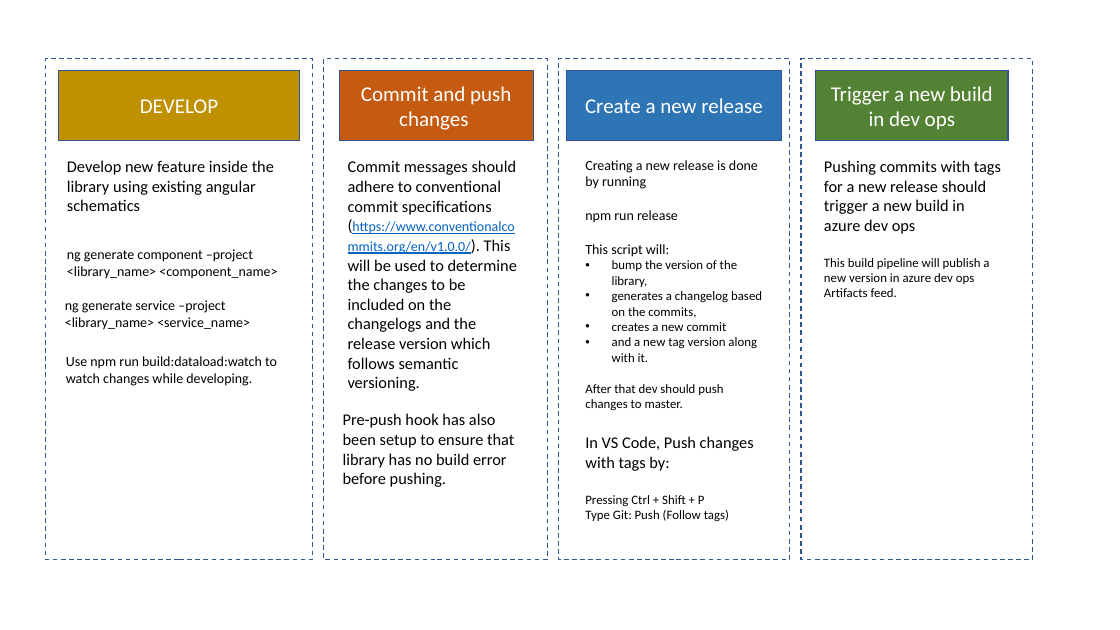
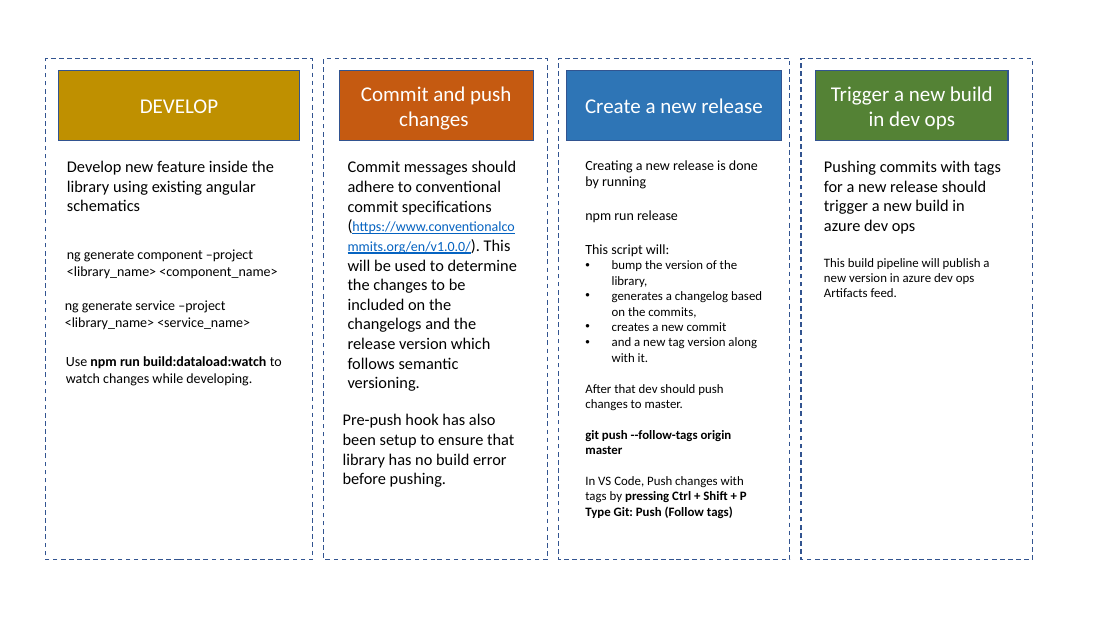
Before and after one commit to jmontubig/libs-poc, a slide deck: slide 1 of flow.pptx. Drawn at 1120x630 pixels with LibreOffice and Linux fonts; fonts in the diff are those of the drawing. Boxes give left, top, right and bottom in pixels: in the first picture for what was removed or moved away, otherwise in the second. Text is boxed around its words. In the diff, an @@ line names an element or a change of style, - is before the commit and + after.

Commit message:
chore: added git code in the flow diagram

```diff
--- a/flow.pptx
+++ b/flow.pptx
@@ text "Use npm run build:dataload:watch to ..." at <box>66,356,282,386</box>: bold on in "npm run build:dataload:watch" @@
@@ text at <box>585,430,747,518</box>: paragraphs added @@
+git push --follow-tags origin master
+In VS Code, Push changes with tags by pressing Ctrl + Shift + P
+Type Git: Push (Follow tags)
@@ text removed at <box>585,436,754,521</box> @@
-In VS Code, Push changes with tags by:
-Pressing Ctrl + Shift + P
-Type Git: Push (Follow tags)
```
